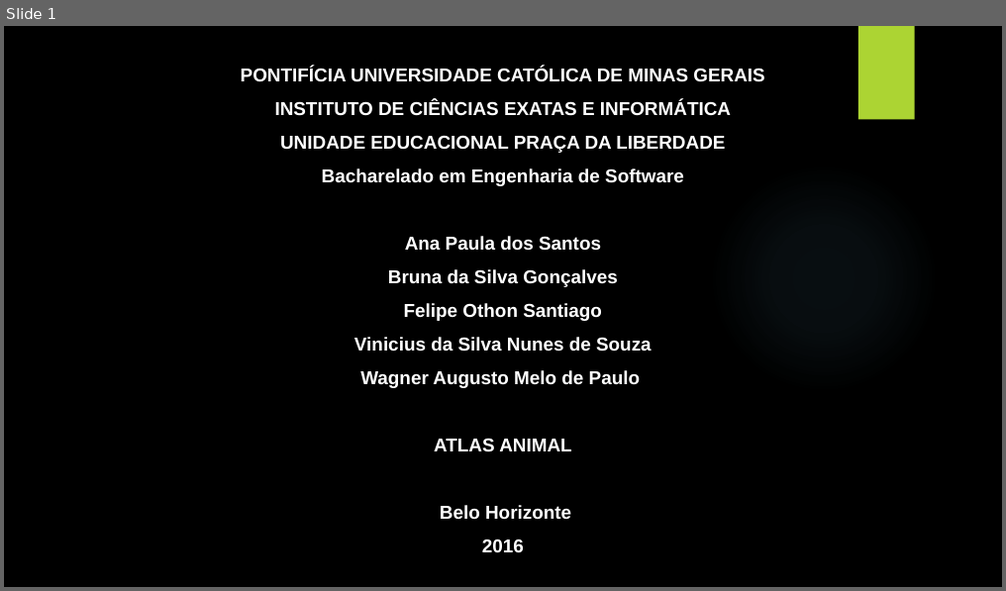
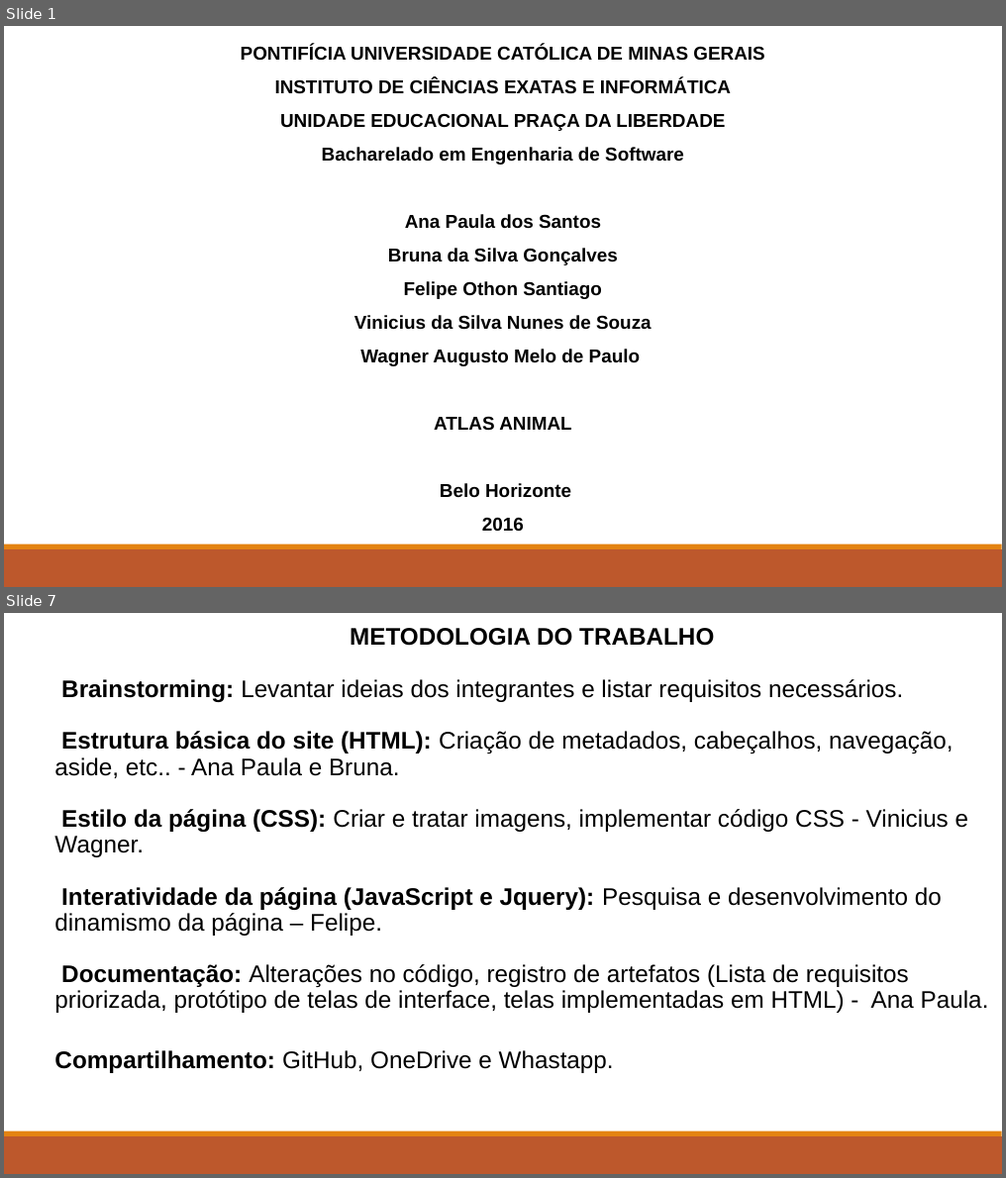
Before and after one commit to wagneramelo/tisAtlas, a slide deck: Documentos/Segunda apresentação TIS .pptx. Shown one above the other, each under a label of ours: slide 1 before the commit, slides 1 and 7 after it; the slides between them are not shown. The pictures are 1006x591 and 1006x1178 pixels, drawn with LibreOffice and Linux fonts; fonts in the diff are those of the drawing; background and template pictures are left out. Boxes give left, top, right and bottom in pixels: in the first picture for what was removed or moved away, otherwise in the second. Text is boxed around its words. In the diff, an @@ line names an element or a change of style, - is before the commit and + after.

Commit message:
Atualização documento e atualização do site parte Felipe  Othon

```diff
--- a/Documentos/Segunda apresentação TIS .pptx
+++ b/Documentos/Segunda apresentação TIS .pptx
@@ slide 7 added at (4,613,1002,1174), background #FFFFFF; not listed: 2 template elements that a slide beside it also shows @@
@@ text added at (54,628,989,1073), 23.1 pt, text #000000 @@
+  METODOLOGIA DO TRABALHO
+  Brainstorming: Levantar ideias dos integrantes e listar requisitos necessários.
+  Estrutura básica do site (HTML): Criação de metadados, cabeçalhos, navegação, aside, etc.. - Ana Paula e Bruna.
+  Estilo da página (CSS): Criar e tratar imagens, implementar código CSS - Vinicius e Wagner.
+  Interatividade da página (JavaScript e Jquery): Pesquisa e desenvolvimento do dinamismo da página – Felipe.
+  Documentação: Alterações no código, registro de artefatos (Lista de requisitos priorizada, protótipo de telas de interface, telas implementadas em HTML) - Ana Paula.
+Compartilhamento: GitHub, OneDrive e Whastapp.
@@ slide 1 changed as well @@
@@ background picture (left out) to #FFFFFF @@
@@ text "PONTIFÍCIA UNIVERSIDADE CATÓLICA DE MINAS ..." at (241,45,764,532): text colour #FFFFFF to #000000 @@
@@ rectangle removed at (858,26,915,120) @@
@@ ellipse removed at (709,163,939,393) @@
@@ rectangle added at (4,550,1002,587), fill #BD582C @@
@@ rectangle added at (4,545,1002,550), fill #E48312 @@
```
Also in this commit, not shown: 4 other slides changed, 3 other slides added, 3 slides removed, 8 other files.
